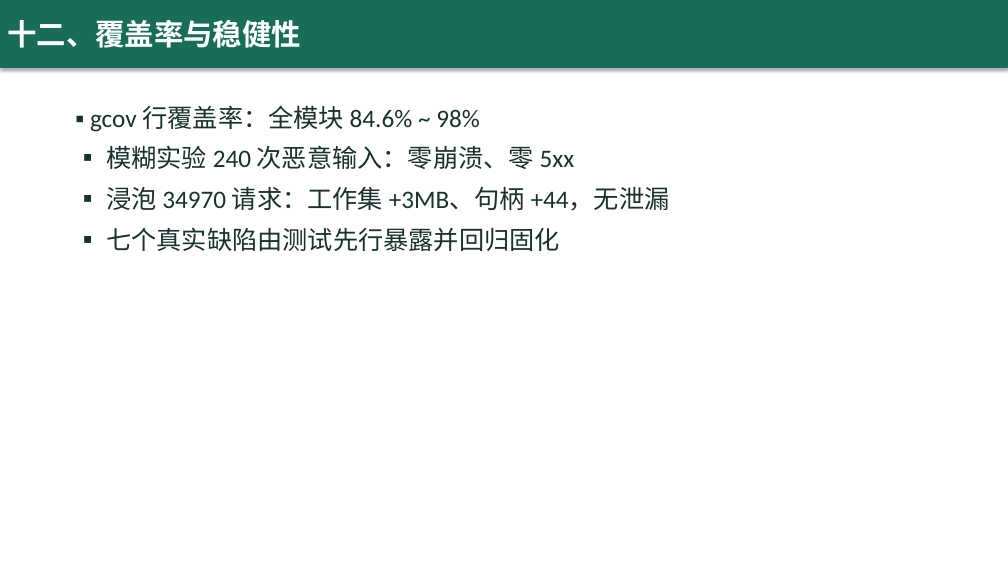
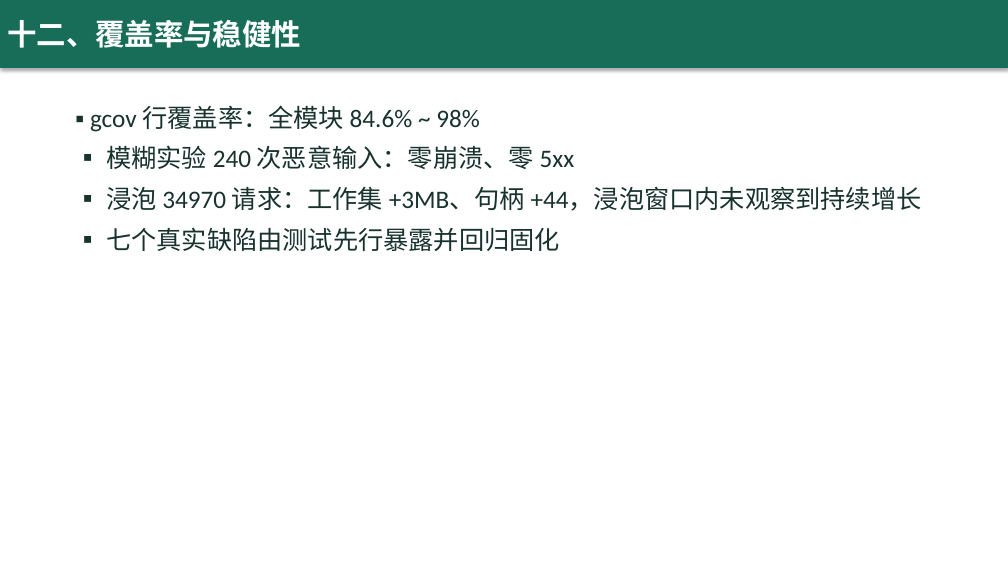
Before and after one commit to yq6666-66/lab-booking-system, a slide deck: slide 13 of docs/thesis/答辩演示.pptx. Drawn at 1008x567 pixels with LibreOffice and Linux fonts; fonts in the diff are those of the drawing. Boxes give left, top, right and bottom in pixels: in the first picture for what was removed or moved away, otherwise in the second. Text is boxed around its words. In the diff, an @@ line names an element or a change of style, - is before the commit and + after.

```diff
--- a/docs/thesis/答辩演示.pptx
+++ b/docs/thesis/答辩演示.pptx
@@ text at box(106, 187, 922, 211): text changed @@
-▪ 浸泡 34970 请求：工作集 +3MB、句柄 +44，无泄漏
+▪ 浸泡 34970 请求：工作集 +3MB、句柄 +44，浸泡窗口内未观察到持续增长
```
Also in this commit, not shown: 6 other slides changed, 9 other files.
